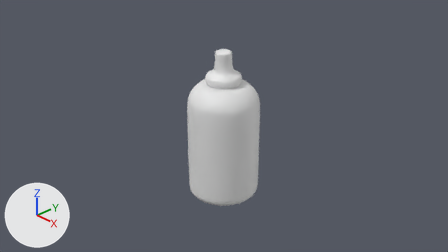
The Blender file pef.blend, before and after one commit.
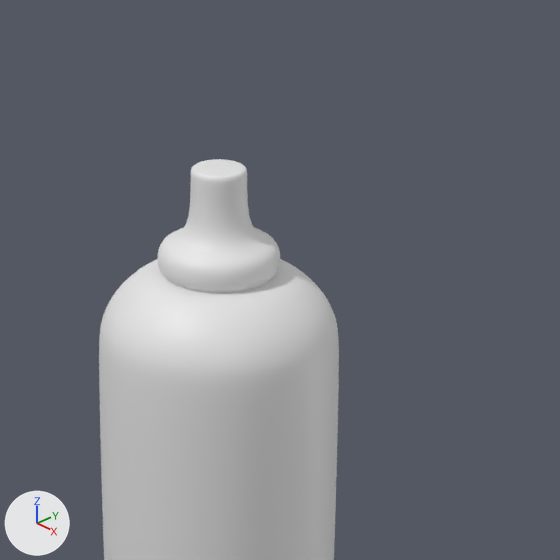
There are two pictures of each version: one from the file's camera 'Camera', one close up on the part from 35% to 73% of the width and 0% to 68% of the height. The axes (+X, +Y, +Z) are drawn at lower left. The lights are the same throughout.

Before the edit, the objects in view are built like this:
```python
me_cylinder = bpy.data.meshes.new('Cylinder')
me_cylinder.from_pydata(...)  # 1376 vertices, 1316 faces; spans x -0.66..0.66, y -0.66..0.66, z -1.11..1.69
me_cylinder.polygons.foreach_set('use_smooth', [True] * 1316)
ob_cylinder = bpy.data.objects.new('Cylinder', me_cylinder)
ob_cylinder.location = (0.0, 0.0, -0.337)
_m = ob_cylinder.modifiers.new('Subdivision', 'SUBSURF')
_m.levels = 2
```
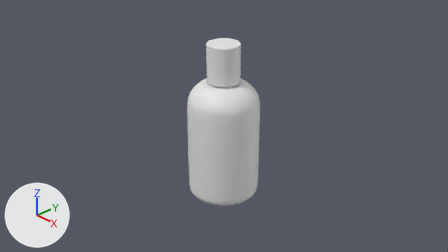
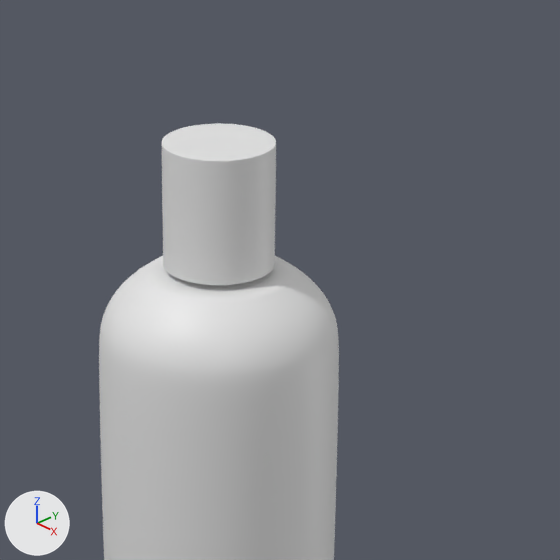
Where the change shows, as pixel boxes [x1, y1, x2, y2] in the close-ups (560 x 560 px; the box of a moved part takes in the faces that stretch with it):
'Cylinder', reshaped
    before: [99, 159, 339, 560]
    after: [99, 256, 339, 560]
'Cylinder.001', added
    after: [162, 123, 276, 285]
part 1 of me_cylinder, moved or reshaped
    before: [146, 159, 292, 304]
    after: [142, 256, 295, 305]

Edits to the bpy script that builds the scene:
```text
Change me_cylinder:
    used by ob_cylinder; location = (0.0, 0.0, -0.337)
    remove me_cylinder.from_pydata(...)  # 1376 vertices, 1316 faces; spans x -0.66..0.66, y -0.66..0.66, z -1.11..1.69
    add me_cylinder.from_pydata(...)  # 1440 vertices, 1380 faces; spans x -0.66..0.66, y -0.66..0.66, z -1.11..1.69
    me_cylinder part 1: 384 vertices moved from x -0.33..0.33, y -0.33..0.33, z 1.12..1.69 to x -0.38..0.38, y -0.38..0.38, z 1.12..1.69; 64 vertices added at x -0.12..0.12, y -0.12..0.12, z 1.66..1.69
Add me_cylinder_001:
    me_cylinder_001.from_pydata(...)  # 64 vertices, 33 faces; spans x -0.479..0.479, y -0.479..0.479, z -0.582..0.507
    me_cylinder_001.polygons.foreach_set('use_smooth', [True] * 33)
Add ob_cylinder_001:
    ob_cylinder_001 = bpy.data.objects.new('Cylinder.001', me_cylinder_001)
    ob_cylinder_001.location = (0.0, 0.0, 1.184)
    ob_cylinder_001.scale = (0.621, 0.621, 0.621)
    _m = ob_cylinder_001.modifiers.new('Bevel', 'BEVEL')
    _m.width = 0.007
    _m.width_pct = 0.007
    _m.segments = 4
    _m = ob_cylinder_001.modifiers.new('Subdivision', 'SUBSURF')
```
